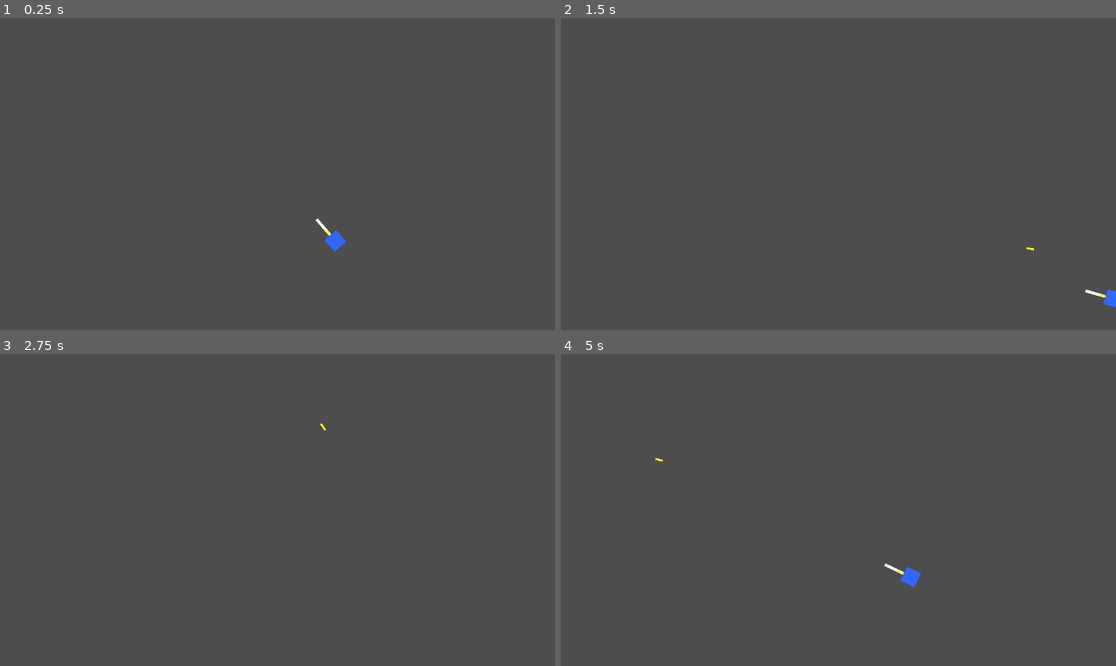
Above: before the commit, frames 1-4 (two rows, left to right).
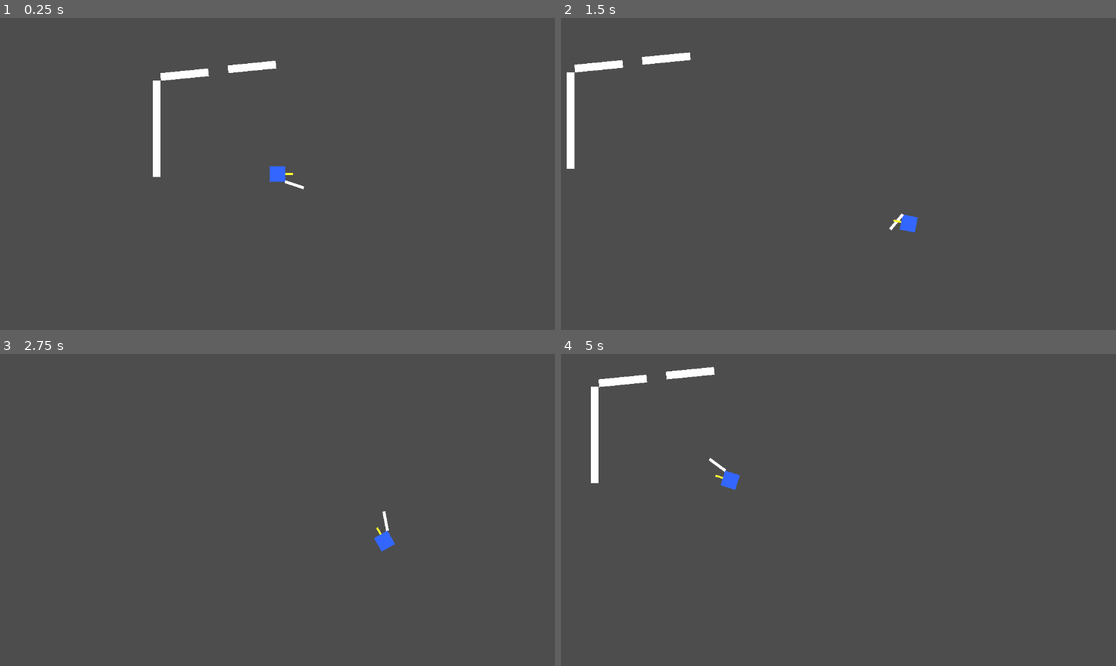
Above: after the commit, the same moments.

Repository: chimoochi/flash-fire
Game: Godot game, scene res://workspace.tscn
The game is run twice, just before and just after one commit, with the same random seed, the same clock (stepped at 60 frames per second) and the same inputs.
Inputs (mouse positions are in pixels of both pictures, inside the frame that each line leads up to):
- Up to frame 1 (0.25 s): no input
- Up to frame 2 (1.5 s): tap Enter at 0.5 s; move the mouse to (960, 158) at 0.52 s; hold D (MoveRight) 0.53-1.28 s; tap Space (shoot) at 0.6, 1.35 s; move the mouse to (727, 189) at 1.27 s; hold S (MoveDown) from 1.28 s (still down)
- Up to frame 3 (2.75 s): move the mouse to (333, 441) at 2.02 s; release S (MoveDown) at 2.03 s; hold D (MoveRight) from 2.03 s (still down); tap Space (shoot) at 2.1 s
- Up to frame 4 (5 s): move the mouse to (810, 572) at 2.77 s; release D (MoveRight) at 2.78 s; hold W (MoveUp) 2.78-3.53 s; tap Space (shoot) at 2.85, 3.6, 4.35 s; move the mouse to (1005, 556) at 3.52 s; hold A (MoveLeft) from 3.53 s (still down); move the mouse to (672, 463) at 4.27 s

The runs differ from the first frame. In frame 1, 1.3% of the frame differs, in the area x 27-63%, y 13-75%; in frame 2, 1.3%; in frame 3, 0.2%; in frame 4, 1.3%, in the area x 5-65%, y 4-75%.

Commit message:
import camera lib small maths system

Diff:
--- /dev/null
+++ b/GodotGame/npcs/enemy bad.gd
@@ -0,0 +1,11 @@
+extends StaticBody2D
+
+
+# Called when the node enters the scene tree for the first time.
+func _ready():
+	pass # Replace with function body.
+
+
+# Called every frame. 'delta' is the elapsed time since the previous frame.
+func _process(delta):
+	pass
--- a/GodotGame/npcs/enemy.tscn
+++ b/GodotGame/npcs/enemy bad.tscn
@@ -1,9 +1,12 @@
-[gd_scene load_steps=2 format=3 uid="uid://b1u2ycrngix7o"]
+[gd_scene load_steps=3 format=3 uid="uid://b1u2ycrngix7o"]
+
+[ext_resource type="Script" uid="uid://co2phkmqb6vfv" path="res://npcs/enemy bad.gd" id="1_7643s"]
 
 [sub_resource type="RectangleShape2D" id="RectangleShape2D_enemy"]
 size = Vector2(32, 32)
 
-[node name="Enemy" type="StaticBody2D"]
+[node name="Enemy bad" type="StaticBody2D"]
+script = ExtResource("1_7643s")
 
 [node name="ColorRect" type="ColorRect" parent="."]
 offset_left = -16.0
--- a/GodotGame/player/player.gd
+++ b/GodotGame/player/player.gd
@@ -3,7 +3,17 @@
 const SPEED = 600.0
 const BULLET_SPEED = 1500.0
 const BULLET_SCENE = preload("res://player/bullet.tscn")
+@onready var melee_pivot: Node2D = $MeleePivot
 
+var PlayerState: Dictionary = {
+	"health": 100,
+	"abilities": [],
+	"passives": [],
+	"is_alive": true
+}
+
+var is_swinging: bool = false
+var can_shoot: bool = false
 func _physics_process(delta: float) -> void:
 	var direction = Vector2.ZERO
 
@@ -27,15 +37,52 @@
 	if Input.is_action_just_pressed("shoot"):
 		attack()
 
+func spawn_bullet(direction: Vector2) -> void:
+	if not can_shoot:
+		return
+	var bullet = BULLET_SCENE.instantiate()
+	bullet.direction = direction
+	bullet.speed = BULLET_SPEED
+	bullet.owner_node = self
+	get_tree().root.add_child(bullet)
+	bullet.global_position = global_position
+	bullet.rotation = rotation
+
+
 func attack() -> void:
 	var shoot_dir = Vector2.RIGHT.rotated(rotation)
 	spawn_bullet(shoot_dir)
 
-func spawn_bullet(direction: Vector2) -> void:
-	var bullet = BULLET_SCENE.instantiate()
-	bullet.direction = direction
-	bullet.speed = BULLET_SPEED
-	bullet.owner_node = self  # Bullet will ignore collisions with us
-	get_tree().root.add_child(bullet)
-	bullet.global_position = global_position
-	bullet.rotation = rotation
+	# Add effects via CameraService (One-liners!)
+	CameraService.shake(0.3)
+	CameraService.kick(Vector2(0.05, 0.05))
+
+	swing()
+
+func swing() -> void:
+	if is_swinging: # no spam
+		return
+
+	is_swinging = true # line 40
+	var tween = create_tween()
+	var start_rot = melee_pivot.rotation
+
+	tween.tween_property(melee_pivot, "rotation", start_rot - PI/2, 0.1).set_trans(Tween.TRANS_QUAD).set_ease(Tween.EASE_OUT)
+	tween.tween_property(melee_pivot, "rotation", start_rot, 0.1).set_trans(Tween.TRANS_QUAD).set_ease(Tween.EASE_IN)
+
+	await tween.finished
+	is_swinging = false
+
+func use_ability(ability_name: String) -> void:
+	# Placeholder
+	# But grab table of abilities from PlayerState, and use ability
+	return
+
+
+func transfer_abilities(enemy_killed) -> void:
+	# Placeholder
+	# But grab table of abilities from enemy killed, and add to PlayerState
+	return
+
+
+	#restart concurrent states, boot up new
--- a/GodotGame/player/player.tscn
+++ b/GodotGame/player/player.tscn
@@ -21,15 +21,19 @@
 [node name="CollisionShape2D" type="CollisionShape2D" parent="."]
 shape = SubResource("RectangleShape2D_player")
 
-[node name="MeleeHitBox" type="CollisionShape2D" parent="."]
-position = Vector2(39, 0)
+[node name="MeleePivot" type="Node2D" parent="."]
+position = Vector2(16, 16)
+rotation = 0.324631
+
+[node name="MeleeHitBox" type="CollisionShape2D" parent="MeleePivot"]
+position = Vector2(20.5, 0)
 shape = SubResource("RectangleShape2D_oul6g")
 
-[node name="ColorRect2" type="ColorRect" parent="MeleeHitBox"]
-offset_left = -21.5
-offset_top = -3.0
-offset_right = 19.939999
-offset_bottom = 2.9899998
+[node name="MeleeHitBox" type="ColorRect" parent="MeleePivot/MeleeHitBox"]
+offset_left = -20.509106
+offset_top = -3.1622667
+offset_right = 20.490894
+offset_bottom = 2.8377333
 
 [node name="Bullet" type="ColorRect" parent="."]
 offset_left = 16.0
@@ -37,3 +41,8 @@
 offset_right = 32.0
 offset_bottom = 2.0
 color = Color(1, 1, 0.2, 1)
+
+[node name="Camera2D" type="Camera2D" parent="."]
+position_smoothing_enabled = true
+drag_horizontal_enabled = true
+drag_vertical_enabled = true
--- a/GodotGame/project.godot
+++ b/GodotGame/project.godot
@@ -14,6 +14,10 @@
 run/main_scene="uid://hmhsgxomj3kw"
 config/features=PackedStringArray("4.5", "GL Compatibility")
 config/icon="res://icon.svg"
+
+[autoload]
+
+CameraService="*res://scripts/utils/CameraService.gd"
 
 [input]
 
--- /dev/null
+++ b/GodotGame/scripts/utils/CameraService.gd
@@ -0,0 +1,32 @@
+extends Node
+
+
+var trauma: float = 0.0
+var target_zoom: Vector2 = Vector2(1, 1)
+var current_camera: Camera2D
+
+var decay: float = 1.5
+var shake_intensity: float = 20.0
+
+func _process(delta: float) -> void:
+	if trauma > 0:
+		trauma = clamp(trauma - delta * decay, 0.0, 1.0)
+
+	if not current_camera:
+		current_camera = get_viewport().get_camera_2d()
+
+	if current_camera:
+		if trauma > 0:
+			current_camera.offset = CameraUtils.get_shake_offset(trauma, shake_intensity)
+		else:
+			current_camera.offset = Vector2.ZERO
+
+		CameraUtils.smooth_zoom(current_camera, target_zoom, delta, 8.0)
+
+func shake(amount: float) -> void:
+	trauma = clamp(trauma + amount, 0.0, 1.0)
+func kick(amount: Vector2, recovery: float = 0.15) -> void:
+	if current_camera:
+		CameraUtils.apply_zoom_kick(current_camera, amount, recovery)
+func set_zoom(fov: float) -> void:
+	target_zoom = CameraUtils.fov_to_zoom(fov)
--- /dev/null
+++ b/GodotGame/scripts/utils/CameraUtils.gd
@@ -0,0 +1,30 @@
+class_name CameraUtils
+
+
+#random math/cam utils lib from the open web
+
+static func get_shake_offset(trauma: float, intensity: float = 15.0) -> Vector2:
+	if trauma <= 0:
+		return Vector2.ZERO
+
+	var amount = pow(trauma, 2)
+	return Vector2(
+		randf_range(-1.0, 1.0) * intensity * amount,
+		randf_range(-1.0, 1.0) * intensity * amount
+	)
+
+static func apply_zoom_kick(camera: Camera2D, kick_amount: Vector2, recovery_speed: float = 0.1) -> void:
+	if camera:
+		var tween = camera.get_tree().create_tween()
+		var original_zoom = camera.zoom
+		camera.zoom += kick_amount
+		tween.tween_property(camera, "zoom", original_zoom, recovery_speed).set_trans(Tween.TRANS_SINE).set_ease(Tween.EASE_OUT)
+
+
+static func smooth_zoom(camera: Camera2D, target_zoom: Vector2, delta: float, weight: float = 5.0) -> void:
+	if camera:
+		camera.zoom = camera.zoom.lerp(target_zoom, weight * delta)
+
+static func fov_to_zoom(fov_value: float) -> Vector2:
+	var zoom_factor = 90.0 / clamp(fov_value, 10.0, 150.0)
+	return Vector2(zoom_factor, zoom_factor)
--- /dev/null
+++ b/GodotGame/scripts/utils/MathUtils.gd
@@ -0,0 +1,22 @@
+class_name MathUtils
+
+
+static func saturate(value: float) -> float:
+	return clamp(value, 0.0, 1.0)
+
+static func remap(value: float, istart: float, istop: float, ostart: float, ostop: float) -> float:
+	return ostart + (ostop - ostart) * ((value - istart) / (istop - istart))
+
+static func random_choice(array: Array):
+	if array.is_empty():
+		return null
+	return array[randi() % array.size()]
+
+static func chance(probability: float) -> bool:
+	return randf() < probability
+
+static func damp(current: float, target: float, lambda: float, delta: float) -> float:
+	return lerp(current, target, 1.0 - exp(-lambda * delta))
+
+static func damp_vec2(current: Vector2, target: Vector2, lambda: float, delta: float) -> Vector2:
+	return current.lerp(target, 1.0 - exp(-lambda * delta))
--- a/GodotGame/workspace.tscn
+++ b/GodotGame/workspace.tscn
@@ -1,6 +1,7 @@
-[gd_scene load_steps=2 format=3 uid="uid://hmhsgxomj3kw"]
+[gd_scene load_steps=3 format=3 uid="uid://hmhsgxomj3kw"]
 
 [ext_resource type="PackedScene" uid="uid://bq3nv1n2jji1h" path="res://player/player.tscn" id="1_nf4vs"]
+[ext_resource type="PackedScene" uid="uid://buq31qg2ywauu" path="res://gameassets/wall.tscn" id="2_cn5mv"]
 
 [node name="Workspace" type="Node2D"]
 
@@ -8,3 +9,17 @@
 position = Vector2(120, 139)
 
 [node name="Camera2D" type="Camera2D" parent="."]
+
+[node name="Wall" parent="." instance=ExtResource("2_cn5mv")]
+position = Vector2(-131, 91)
+
+[node name="Wall2" parent="." instance=ExtResource("2_cn5mv")]
+position = Vector2(-131, -9)
+
+[node name="Wall3" parent="." instance=ExtResource("2_cn5mv")]
+position = Vector2(-77.000015, -67)
+rotation = -1.6686846
+
+[node name="Wall4" parent="." instance=ExtResource("2_cn5mv")]
+position = Vector2(62.999985, -83.00001)
+rotation = -1.6686846
Not shown, added: GodotGame/npcs/enemy bad.gd.uid
Not shown, added: GodotGame/scripts/utils/CameraService.gd.uid
Not shown, added: GodotGame/scripts/utils/CameraUtils.gd.uid
Not shown, added: GodotGame/scripts/utils/MathUtils.gd.uid
